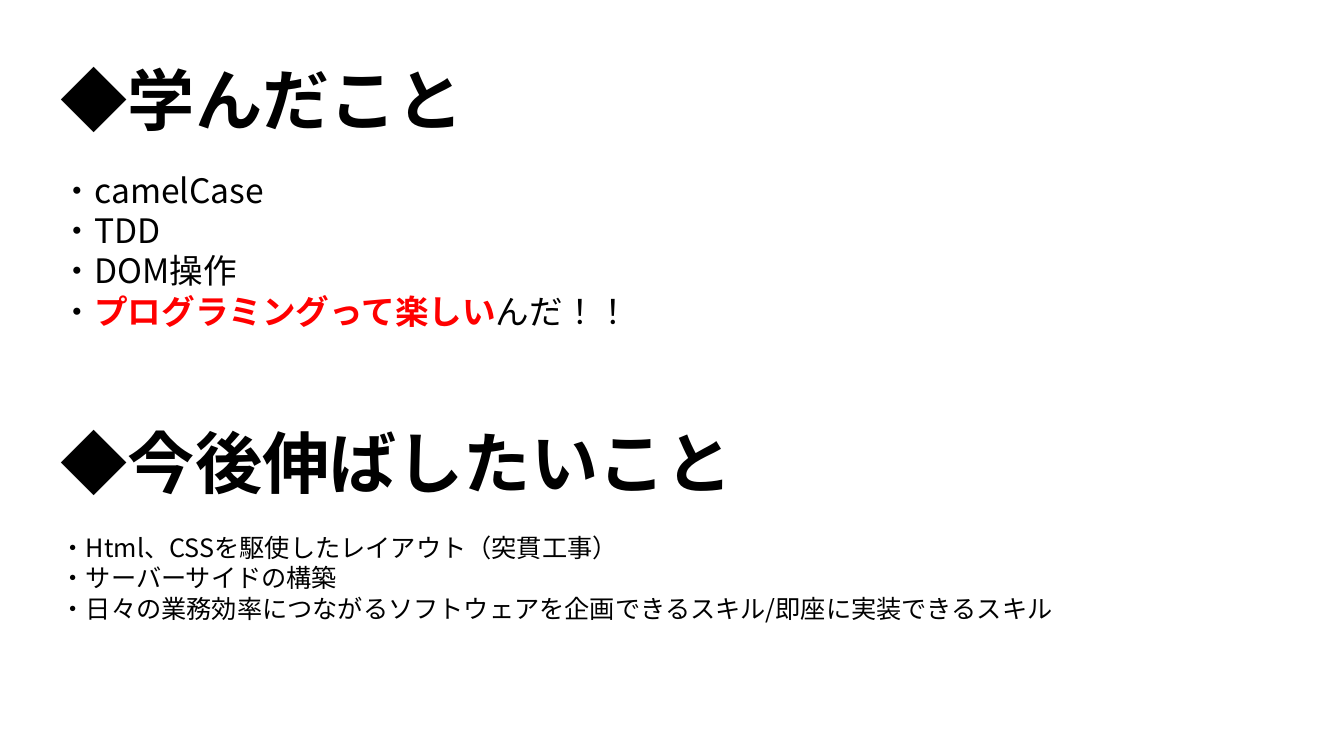
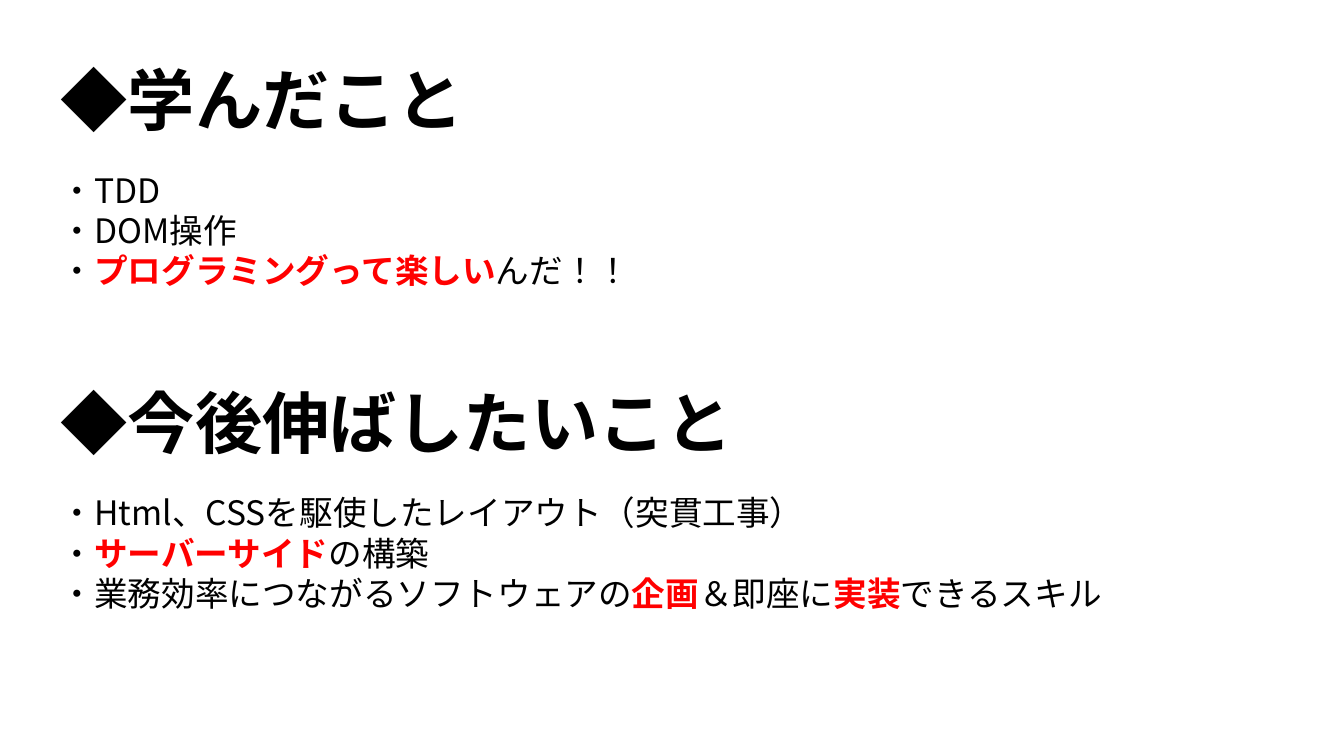
Before and after one commit to Gattaku/Gattaku.github.io, a slide deck: slide 6 of digfinalpresentation/explanation/image/slide_master.pptx (slide 4 before the commit). Drawn at 1344x756 pixels with LibreOffice and Linux fonts; fonts in the diff are those of the drawing. Boxes give left, top, right and bottom in pixels: in the first picture for what was removed or moved away, otherwise in the second. Text is boxed around its words. In the diff, an @@ line names an element or a change of style, - is before the commit and + after.

```diff
--- a/digfinalpresentation/explanation/image/slide_master.pptx
+++ b/digfinalpresentation/explanation/image/slide_master.pptx
@@ text at [61, 176, 264, 204]: paragraph removed @@
-・camelCase
@@ text at [61, 496, 804, 569]: size 18 to 24 pt in "・Html、CSSを駆使したレイアウト（突貫工事）", "・サーバーサイドの構築"; text colour #000000 to #FF0000, bold on in "・サーバーサイドの構築" @@
@@ text at [61, 577, 1102, 609]: text changed; size 18 to 24 pt @@
-・日々の業務効率につながるソフトウェアを企画できるスキル/即座に実装できるスキル
+・業務効率につながるソフトウェアの企画＆即座に実装できるスキル
```
Also in this commit, not shown: 3 other slides changed, 1 slide added, 13 other files.
